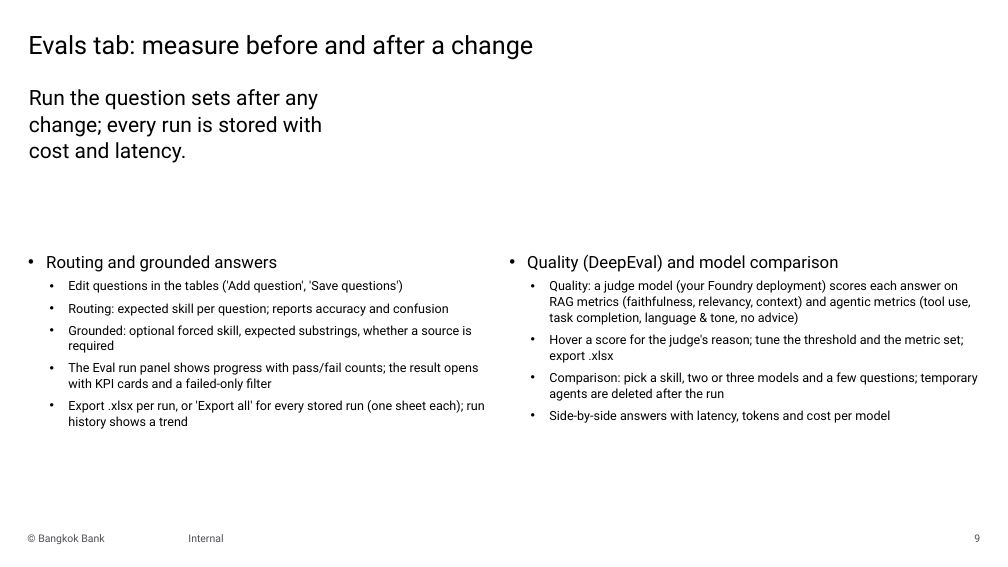
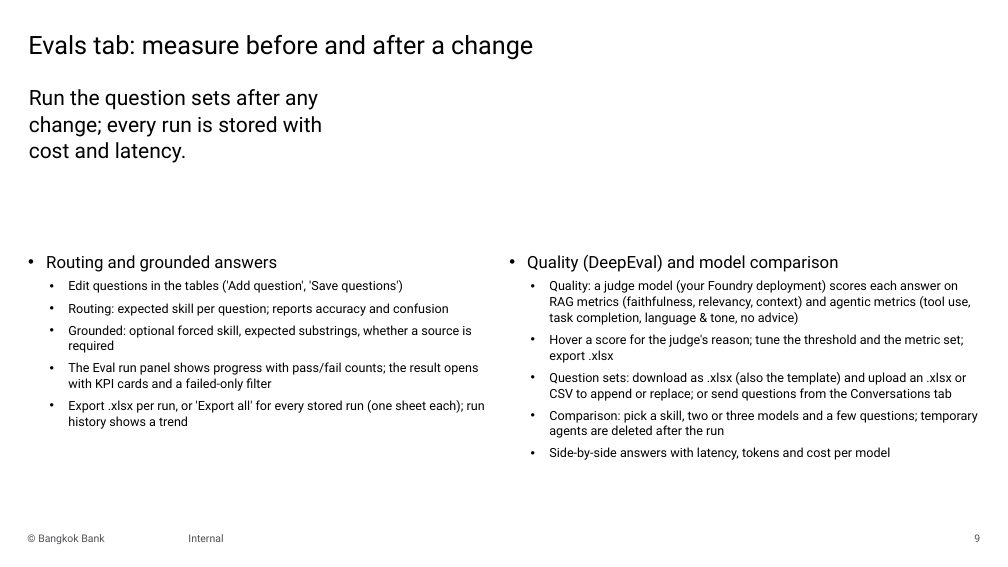
Before and after one commit to chanthaphan/agentic-rag-poc, a slide deck: slide 9 of docs/slides/bankrag-user-manual.pptx. Drawn at 1008x567 pixels with LibreOffice and Linux fonts; fonts in the diff are those of the drawing; background and template pictures are left out. Boxes give left, top, right and bottom in pixels: in the first picture for what was removed or moved away, otherwise in the second. Text is boxed around its words. In the diff, an @@ line names an element or a change of style, - is before the commit and + after.

```diff
--- a/docs/slides/bankrag-user-manual.pptx
+++ b/docs/slides/bankrag-user-manual.pptx
@@ text at (549,372,966,401): paragraph added @@
+  • Question sets: download as .xlsx (also the template) and upload an .xlsx or CSV to append or replace; or send questions from the Conversations tab
```
Also in this commit, not shown: 12 other files.
